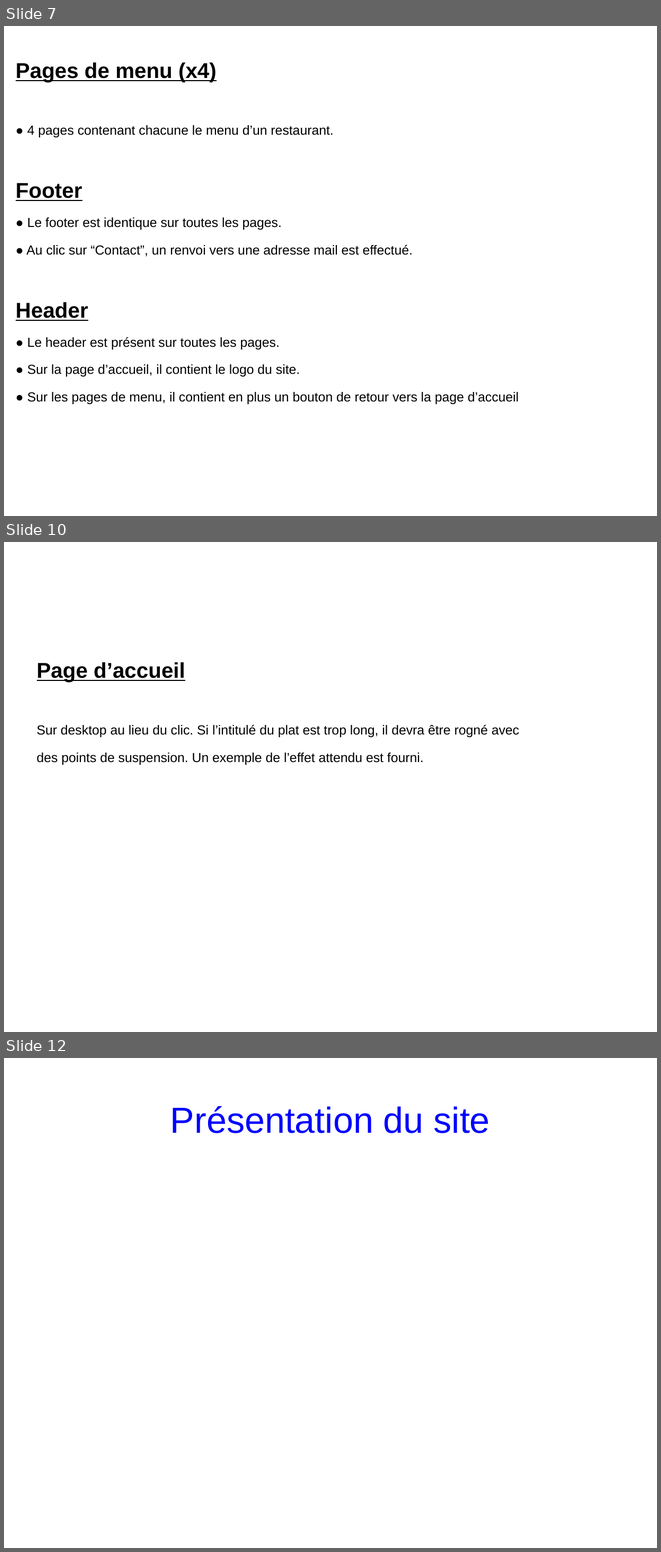
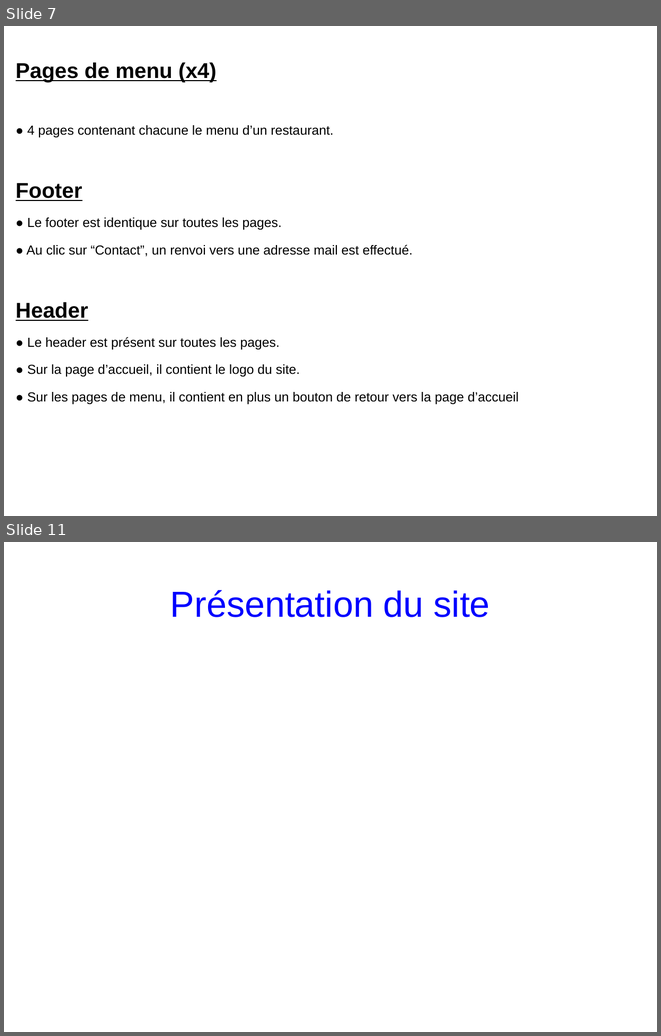
Before and after one commit to RavotCyril/-RavotCyril_3_01032021, a slide deck: P3_01_Présentation.docx.odp. Shown one above the other, each under a label of ours: slides 7, 10 and 12 before the commit, slides 7 and 11 after it; the slides between them are not shown. The pictures are 661x1552 and 661x1036 pixels, drawn with LibreOffice and Linux fonts; fonts in the diff are those of the drawing. Boxes give left, top, right and bottom in pixels: in the first picture for what was removed or moved away, otherwise in the second. Text is boxed around its words. In the diff, an @@ line names an element or a change of style, - is before the commit and + after.

```diff
--- a/P3_01_Présentation.docx.odp
+++ b/P3_01_Présentation.docx.odp
@@ slide 10 removed at (4,542,657,1032), background #FFFFFF @@
@@ text removed at (37,662,519,765) @@
-Page d’accueil
-Sur desktop au lieu du clic. Si l’intitulé du plat est trop long, il devra être rogné avec
-des points de suspension. Un exemple de l’effet attendu est fourni.
@@ what was slide 12 is now slide 11 @@
```
Also in this commit, not shown: 4 slides changed, 8 other files.
